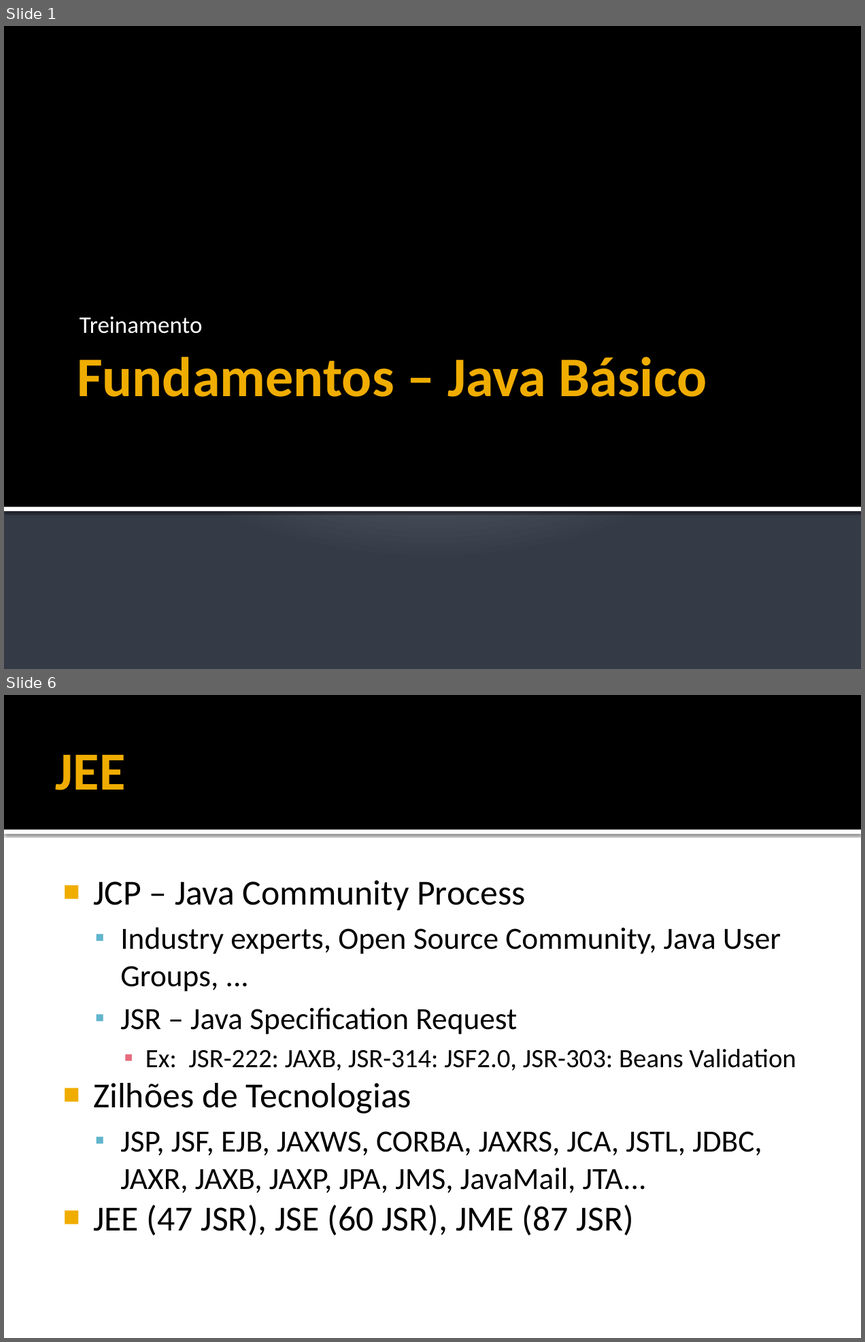
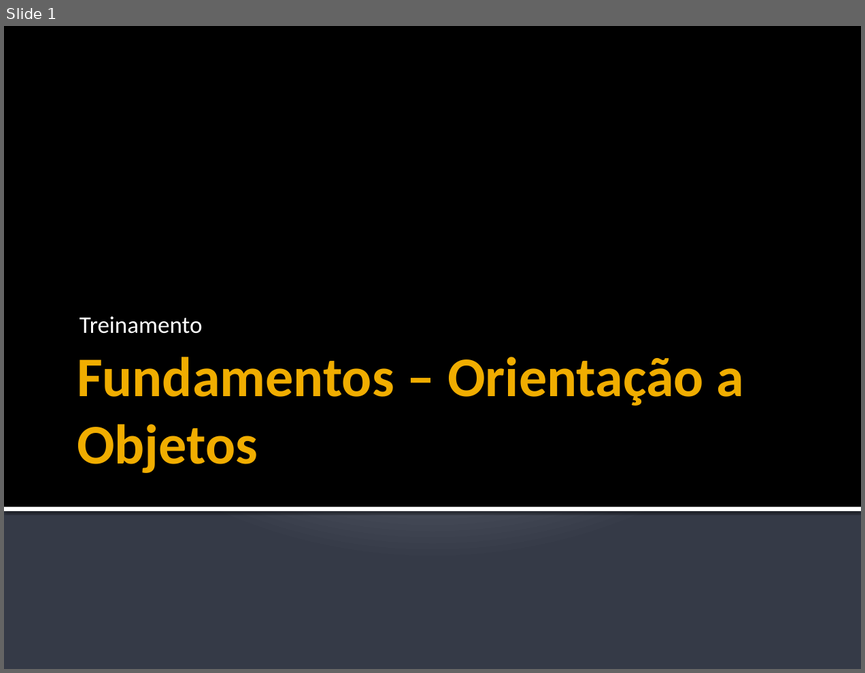
Before and after one commit to filosofisto/cpb-treinamento, a slide deck: Fundamentos/Fundamentos - Orientacao Objetos.pptx. Shown one above the other, each under a label of ours: slides 1 and 6 before the commit, slide 1 after it; the slides between them are not shown. The pictures are 865x1342 and 865x673 pixels, drawn with LibreOffice and Linux fonts; fonts in the diff are those of the drawing. Boxes give left, top, right and bottom in pixels: in the first picture for what was removed or moved away, otherwise in the second. Text is boxed around its words. In the diff, an @@ line names an element or a change of style, - is before the commit and + after.

```diff
--- a/Fundamentos/Fundamentos - Orientacao Objetos.pptx
+++ b/Fundamentos/Fundamentos - Orientacao Objetos.pptx
@@ slide 6 removed at (x1=4, y1=695, x2=861, y2=1338), background #FFFFFF @@
@@ rectangle removed at (x1=4, y1=695, x2=861, y2=830) @@
@@ title removed at (x1=56, y1=755, x2=126, y2=790) @@
-JEE
@@ rectangle removed at (x1=4, y1=830, x2=861, y2=834) @@
@@ text removed at (x1=93, y1=880, x2=796, y2=1235) @@
-■ JCP – Java Community Process
-  ▪ Industry experts, Open Source Community, Java User Groups, ...
-  ▪ JSR – Java Specification Request
-    ▪ Ex: JSR-222: JAXB, JSR-314: JSF2.0, JSR-303: Beans Validation
-■ Zilhões de Tecnologias
-  ▪ JSP, JSF, EJB, JAXWS, CORBA, JAXRS, JCA, JSTL, JDBC, JAXR, JAXB, JAXP, JPA, JMS, JavaMail, JTA...
-■ JEE (47 JSR), JSE (60 JSR), JME (87 JSR)
@@ slide 1 changed as well @@
@@ title at (x1=77, y1=356, x2=744, y2=473): text changed @@
-Fundamentos – Java Básico
+Fundamentos – Orientação a Objetos
```
Also in this commit, not shown: 3 other slides changed, 4 slides added, 43 other slides removed.
